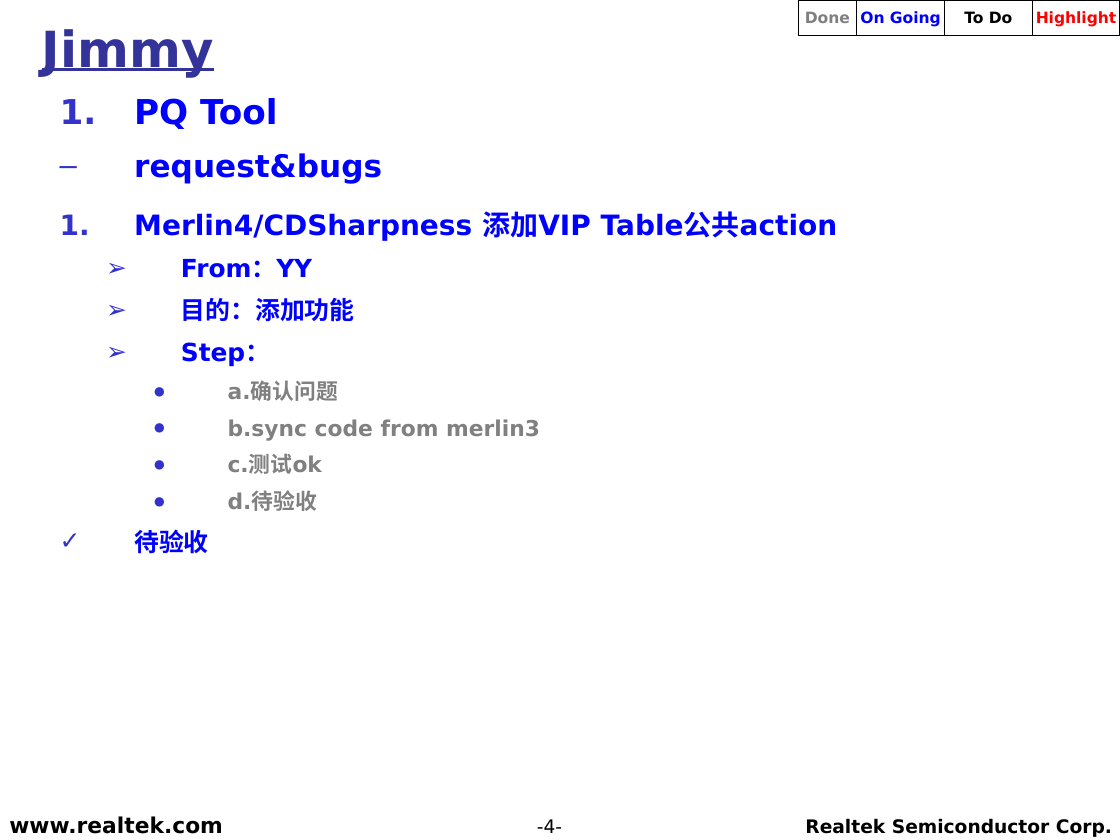
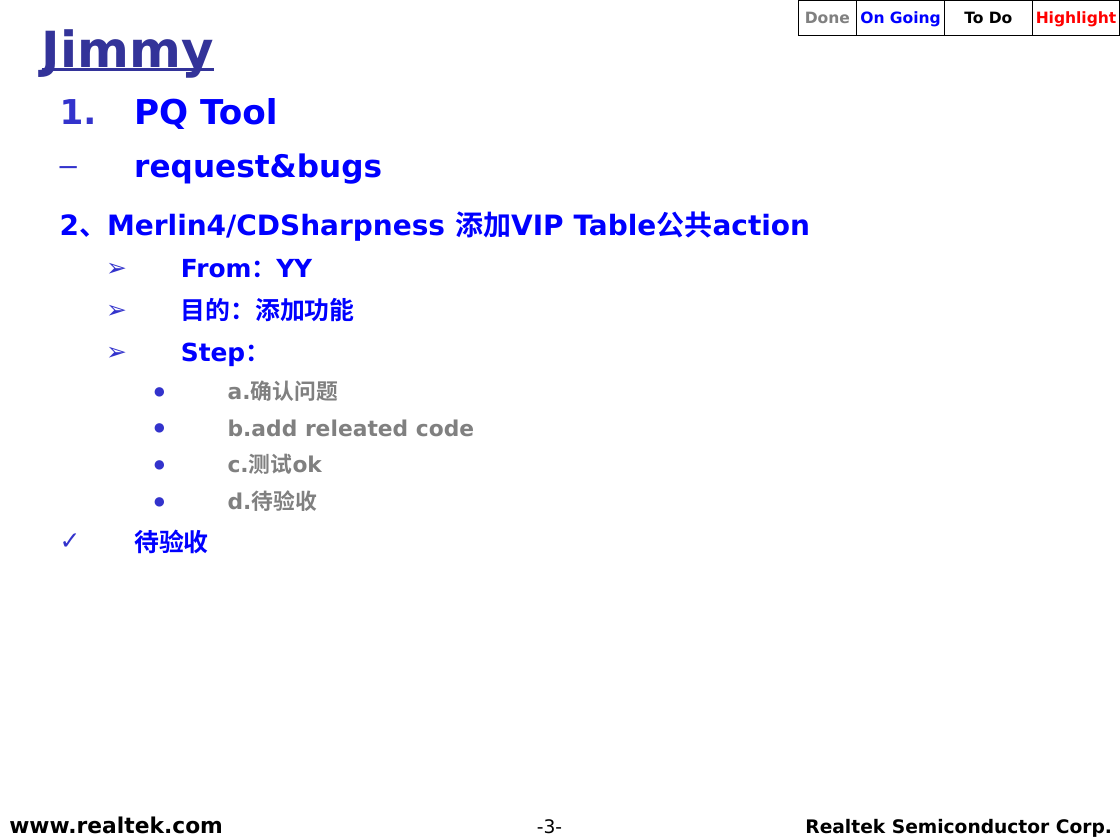
Before and after one commit to weicun581/Weekly_report, a slide deck: slide 3 of 2018年12月/RS_TV_SD_(Jimmy)_20181204.ppt (slide 4 before the commit). Drawn at 1120x840 pixels with LibreOffice and Linux fonts; fonts in the diff are those of the drawing; background and template pictures are left out. Boxes give left, top, right and bottom in pixels: in the first picture for what was removed or moved away, otherwise in the second. Text is boxed around its words. In the diff, an @@ line names an element or a change of style, - is before the commit and + after.

```diff
--- a/2018年12月/RS_TV_SD_(Jimmy)_20181204.ppt
+++ b/2018年12月/RS_TV_SD_(Jimmy)_20181204.ppt
@@ text at [60,211,811,241]: text changed @@
-  1. Merlin4/CDSharpness 添加VIP Table公共action
+  2、Merlin4/CDSharpness 添加VIP Table公共action
@@ text at [228,419,474,436]: text changed @@
-      ● b.sync code from merlin3
+      ● b.add releated code
@@ page number at [537,819,562,834]: text changed @@
--4-
+-3-
```
Also in this commit, not shown: 4 other slides changed, 1 slide added.
